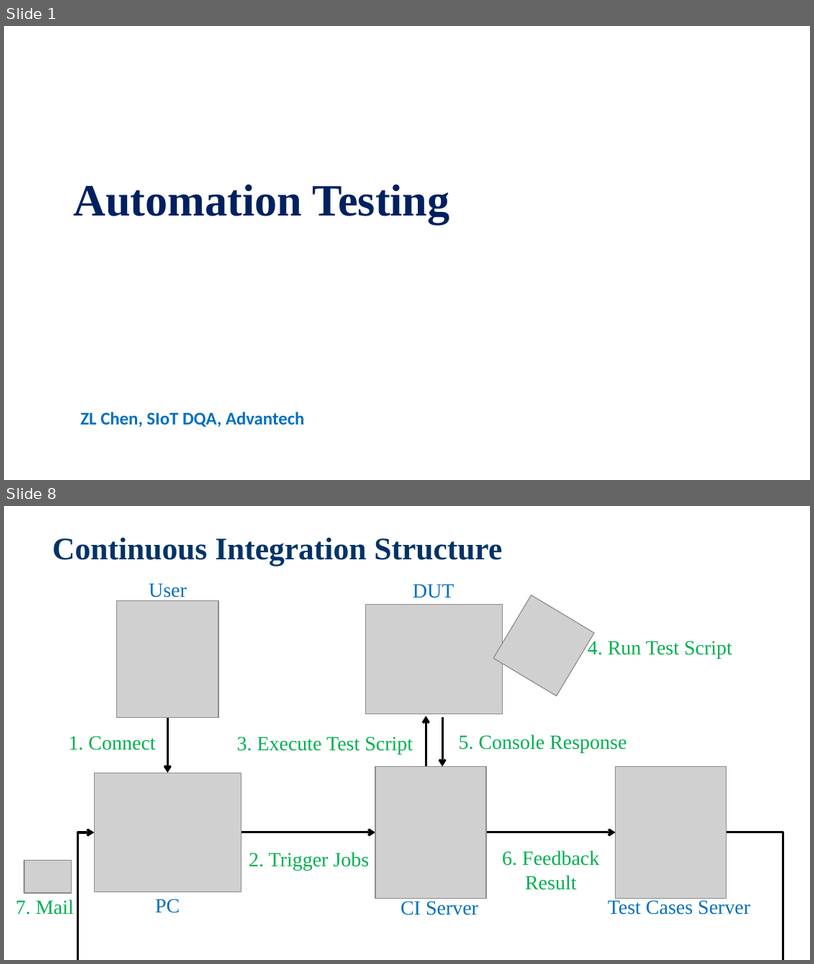
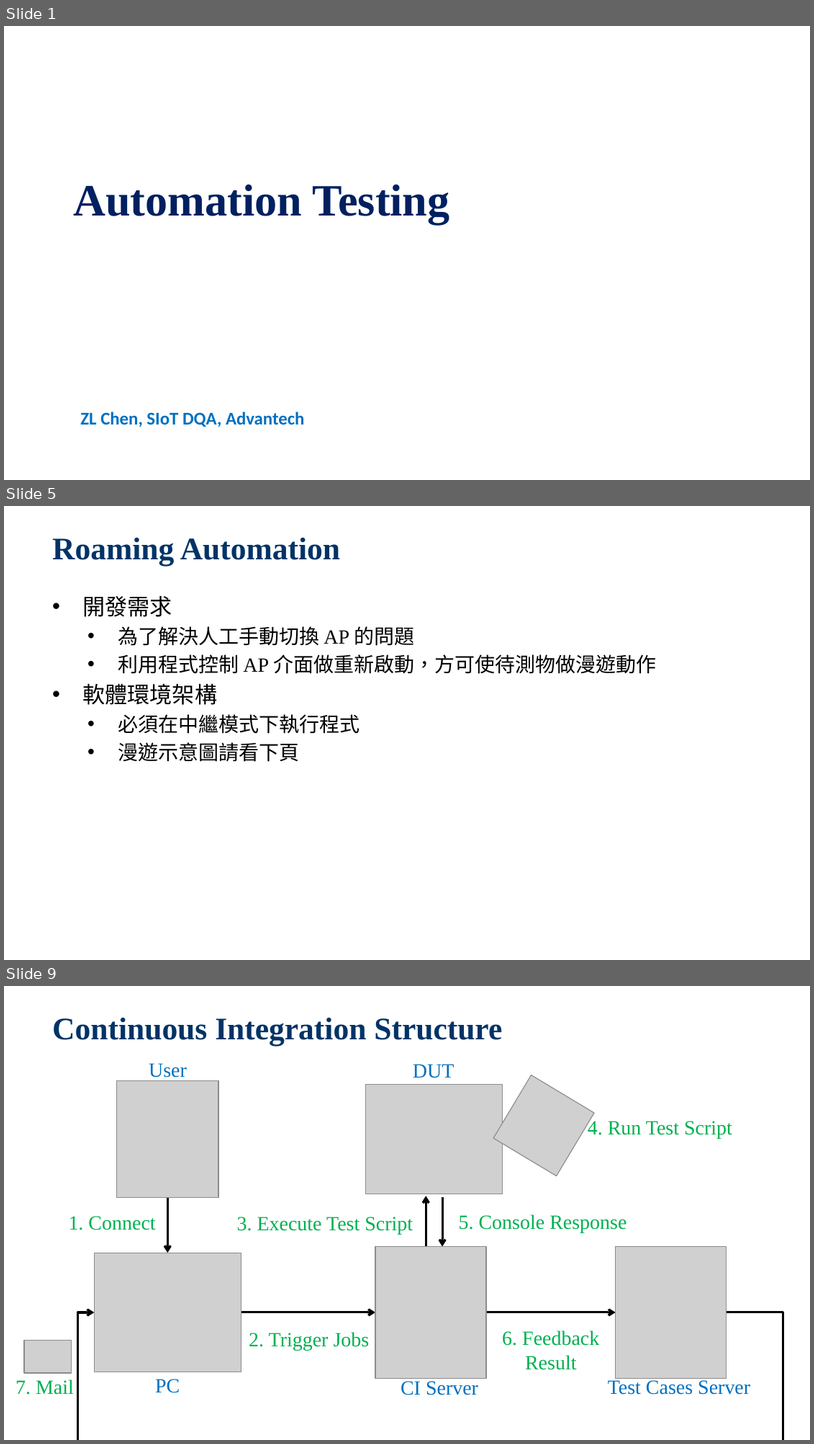
Before and after one commit to jackiejay888/automation, a slide deck: kpi/Automation Testing_Demo/Automation Testing_20200316.pptx. Shown one above the other, each under a label of ours: slides 1 and 8 before the commit, slides 1, 5 and 9 after it; the slides between them are not shown. The pictures are 814x964 and 814x1444 pixels, drawn with LibreOffice and Linux fonts; fonts in the diff are those of the drawing; grey boxes stand for pictures; background and template pictures are left out. Boxes give left, top, right and bottom in pixels: in the first picture for what was removed or moved away, otherwise in the second. Text is boxed around its words. In the diff, an @@ line names an element or a change of style, - is before the commit and + after.

```diff
--- a/kpi/Automation Testing_Demo/Automation Testing_20200316.pptx
+++ b/kpi/Automation Testing_Demo/Automation Testing_20200316.pptx
@@ slide 5 added at <box>4,506,810,960</box>, background picture (left out) @@
@@ title added at <box>52,537,340,566</box>, 28 pt, text #003366, bold @@
+Roaming Automation
@@ text added at <box>82,596,656,762</box>, 18 pt, text #000000 @@
+  • 開發需求
+    • 為了解決人工手動切換 AP 的問題
+    • 利用程式控制 AP 介面做重新啟動，方可使待測物做漫遊動作
+  • 軟體環境架構
+    • 必須在中繼模式下執行程式
+    • 漫遊示意圖請看下頁
@@ what was slide 8 is now slide 9 @@
```
Also in this commit, not shown: 4 slides changed, 2 other slides added, 2 slides removed.
